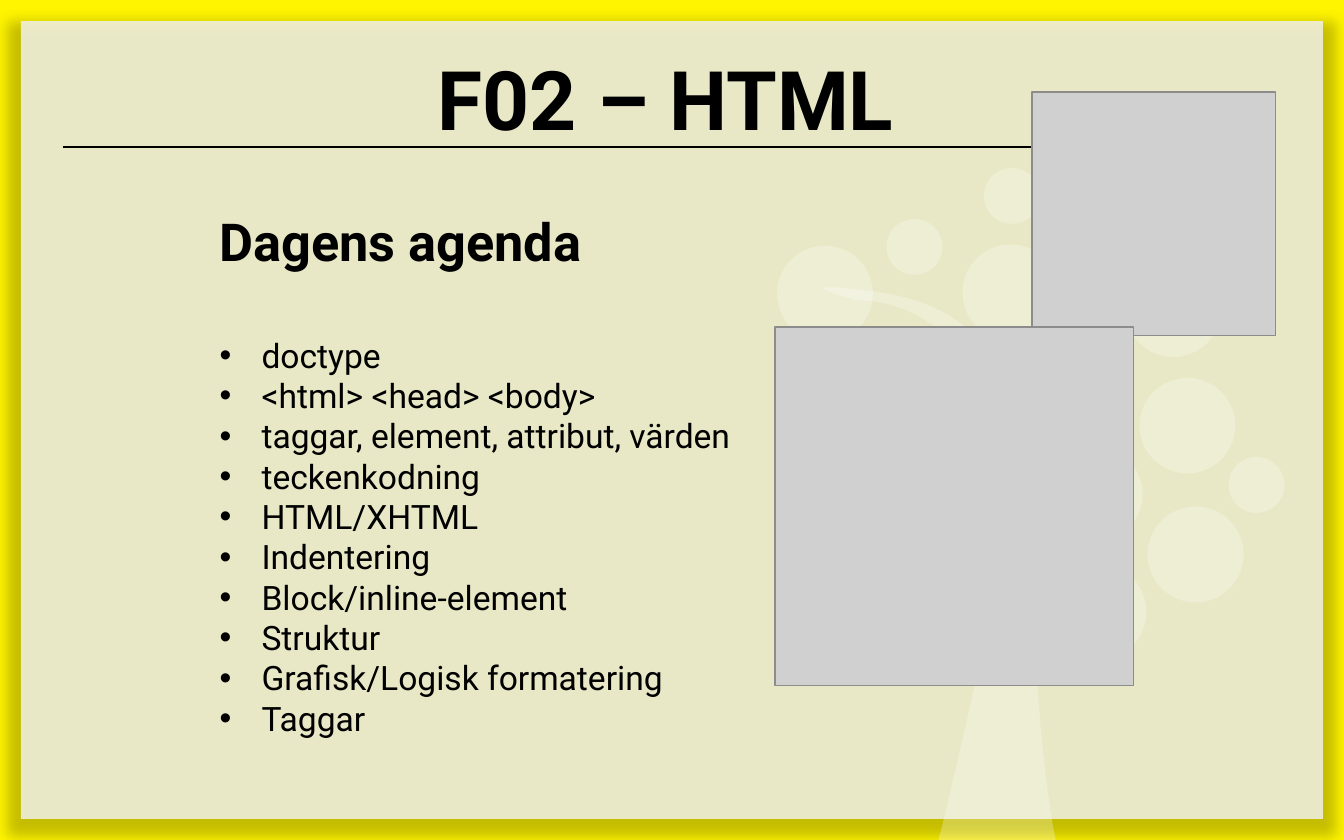
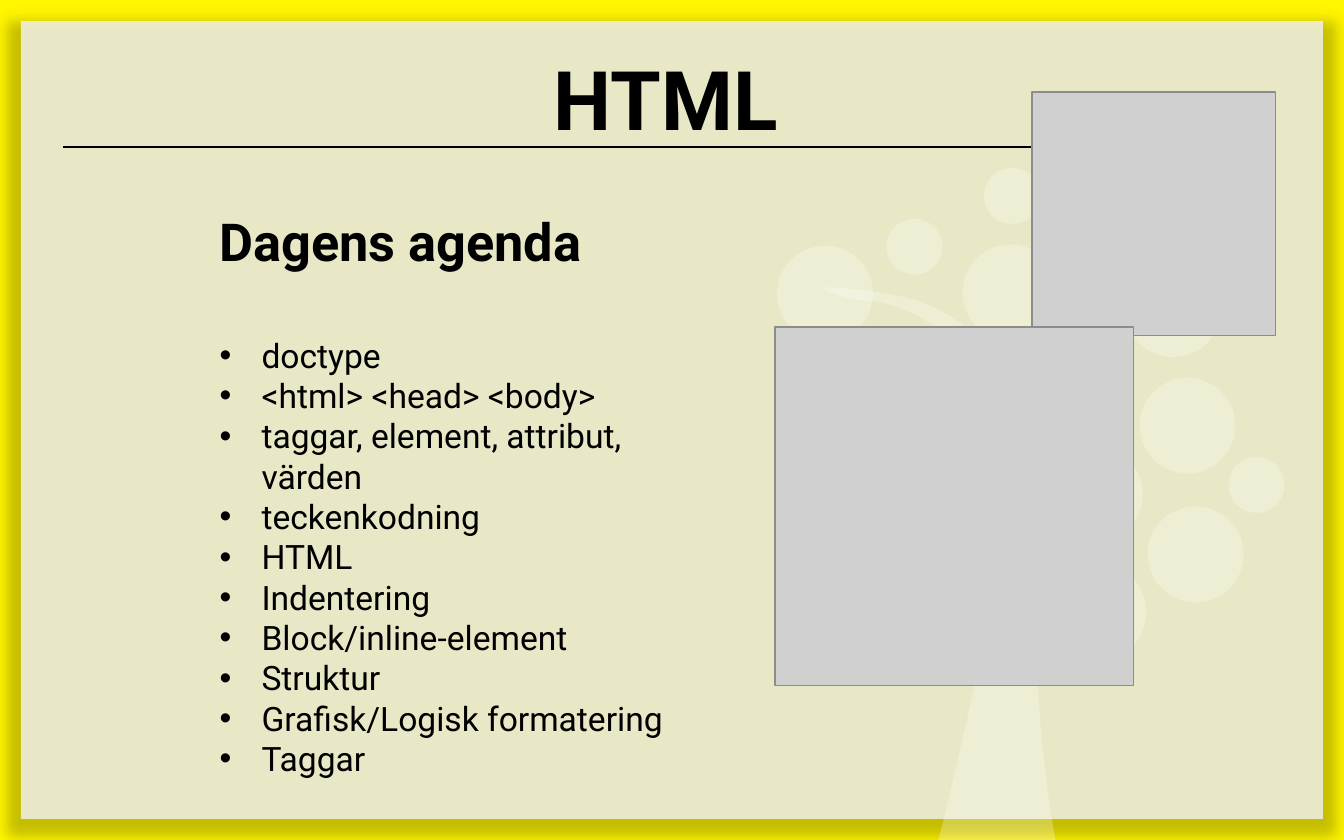
Before and after one commit to abbjetmus/programmering, a slide deck: slide 2 of HTML/HTML.pptx. Drawn at 1344x840 pixels with LibreOffice and Linux fonts; fonts in the diff are those of the drawing; grey boxes stand for pictures. Boxes give left, top, right and bottom in pixels: in the first picture for what was removed or moved away, otherwise in the second. Text is boxed around its words. In the diff, an @@ line names an element or a change of style, - is before the commit and + after.

```diff
--- a/HTML/HTML.pptx
+++ b/HTML/HTML.pptx
@@ title at (554, 71, 778, 148): text changed @@
-F02 – HTML
+HTML
@@ text at (262, 545, 353, 569): text changed @@
-• HTML/XHTML
+• HTML
```
Also in this commit, not shown: 1 slide removed, 2 other files.
